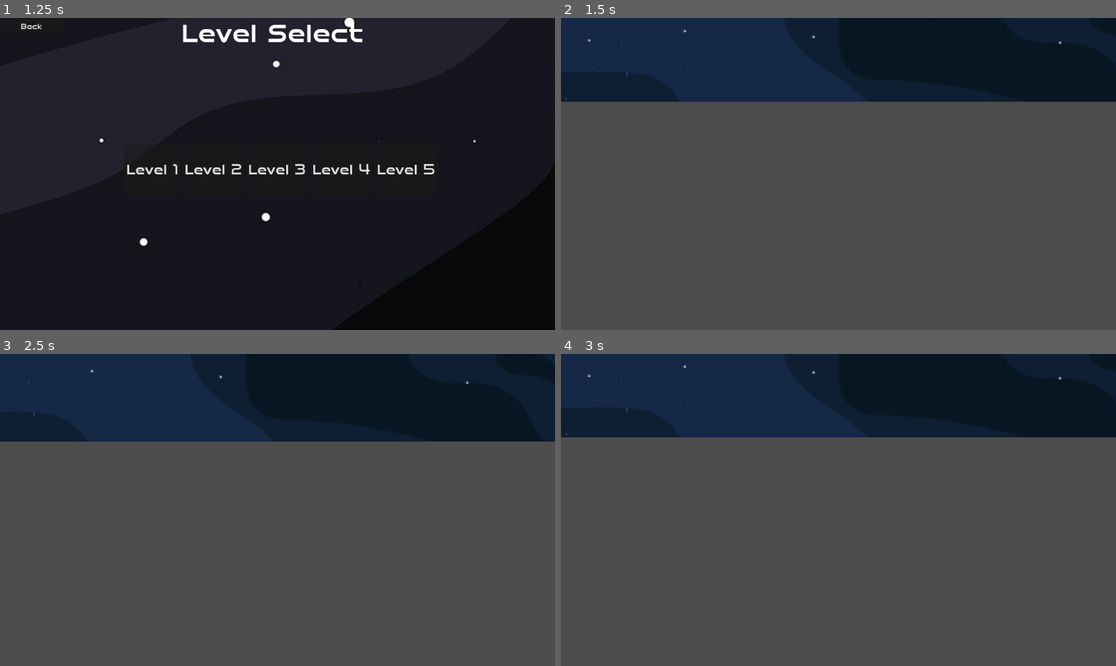
Above: before the commit, frames 1-4 (two rows, left to right).
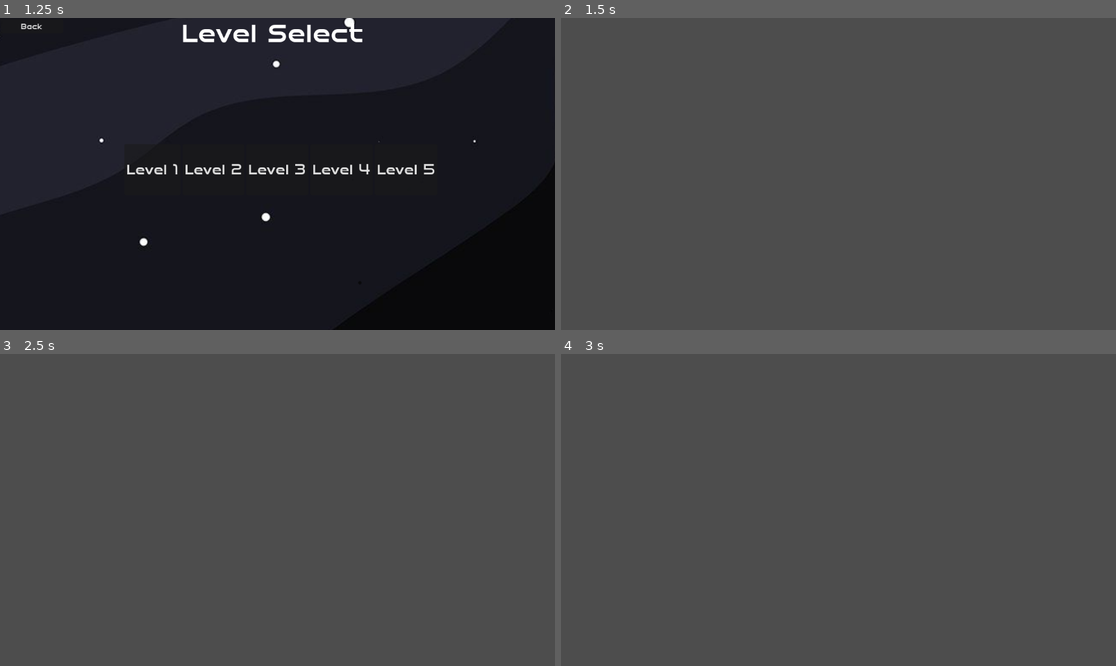
Above: after the commit, the same moments.

Repository: BurgundyToad/planet-defender
Game: Godot game, scene res://game.tscn
Two runs of this game, one before a commit and one after it. Both use one fixed random seed, a clock stepped at 60 frames per second and the inputs below.
Inputs (mouse positions are in pixels of both pictures, inside the frame that each line leads up to):
- Up to frame 1 (1.25 s): click "Start" at 0.5 s
- Up to frame 2 (1.5 s): click "Level 2" at 1.25 s
- Up to frame 3 (2.5 s): tap Enter at 2 s; move the mouse to (399, 494) at 2.02 s; hold D (right) from 2.03 s (still down); hold Space (Space) from 2.03 s (still down); right-click (399, 494) at 2.3 s
- Up to frame 4 (3 s): move the mouse to (727, 525) at 2.77 s; release D (right) at 2.78 s; release Space (Space) at 2.78 s; hold S (down) from 2.78 s (still down); right-click (727, 525) at 2.85 s

Frame 1 is identical in both runs. In frame 2, 27% of the frame differs, in the area x 0-100%, y 0-27%; in frame 3, 28%, in the area x 0-100%, y 0-29%; in frame 4, 27%.
Error before the commit: Invalid access to property or key 'position' on a base object of type 'null instance'. (res://mob.gd:14)
Error after the commit: Attempt to call function 'show' in base 'null instance' on a null instance. (res://menus_node.gd:28)

Commit message:
Add files via upload

Diff:
--- /dev/null
+++ b/planet-defender-main (3) - Copy/planet-defender-main/ICS Culminating/HUD.gd
@@ -0,0 +1,17 @@
+extends Control
+
+
+# Called when the node enters the scene tree for the first time.
+func _ready():
+	$"Health Bar".show_percentage=false
+	$"Health Bar".fill_mode=(0)
+	$"Shield Bar".show_percentage=false
+	$"Health Bar".value=100
+
+# Called every frame. 'delta' is the elapsed time since the previous frame.
+func _process(_delta):
+	pass
+
+
+func _on_mouse_moved_player_hit(hit):
+	$"Health Bar".value-=5
--- /dev/null
+++ b/planet-defender-main (3) - Copy/planet-defender-main/ICS Culminating/HUD.tscn
@@ -0,0 +1,73 @@
+[gd_scene load_steps=4 format=3 uid="uid://dufxfjcx53qc0"]
+
+[ext_resource type="FontFile" uid="uid://b10vrd8csdlok" path="res://art/SpeedyRegular-7BLoE.ttf" id="1_aowpc"]
+[ext_resource type="Script" path="res://HUD.gd" id="1_hfn1g"]
+[ext_resource type="Script" path="res://Qt5.gd" id="3_0qafu"]
+
+[node name="Control" type="Control"]
+layout_mode = 3
+anchors_preset = 15
+anchor_right = 1.0
+anchor_bottom = 1.0
+grow_horizontal = 2
+grow_vertical = 2
+script = ExtResource("1_hfn1g")
+
+[node name="Health Bar" type="ProgressBar" parent="."]
+layout_mode = 1
+anchors_preset = 1
+anchor_left = 1.0
+anchor_right = 1.0
+offset_left = -199.0
+offset_top = 54.0
+offset_right = 3.0
+offset_bottom = 91.0
+grow_horizontal = 0
+theme_override_fonts/font = ExtResource("1_aowpc")
+theme_override_font_sizes/font_size = 1
+script = ExtResource("3_0qafu")
+
+[node name="Shield Bar" type="ProgressBar" parent="."]
+layout_mode = 1
+anchors_preset = 1
+anchor_left = 1.0
+anchor_right = 1.0
+offset_left = -114.0
+offset_top = 36.0
+offset_bottom = 51.0
+grow_horizontal = 0
+theme_override_fonts/font = ExtResource("1_aowpc")
+theme_override_font_sizes/font_size = 1
+
+[node name="Coin_Count" type="Label" parent="."]
+layout_mode = 1
+anchors_preset = 2
+anchor_top = 1.0
+anchor_bottom = 1.0
+offset_top = -65.0
+offset_right = 183.0
+grow_vertical = 0
+theme_override_fonts/font = ExtResource("1_aowpc")
+theme_override_font_sizes/font_size = 28
+text = "Coins:
+"
+
+[node name="Button" type="Button" parent="."]
+layout_mode = 0
+offset_right = 209.0
+offset_bottom = 44.0
+theme_override_fonts/font = ExtResource("1_aowpc")
+theme_override_font_sizes/font_size = 28
+text = "Pause (Esc)"
+
+[node name="Label" type="Label" parent="."]
+layout_mode = 1
+anchors_preset = 1
+anchor_left = 1.0
+anchor_right = 1.0
+offset_left = -40.0
+offset_bottom = 23.0
+grow_horizontal = 0
+theme_override_fonts/font = ExtResource("1_aowpc")
+theme_override_font_sizes/font_size = 28
+text = "Health:"
--- a/planet-defender-main (3) - Copy/planet-defender-main/ICS Culminating/Level1 Scene.gd
+++ b/planet-defender-main (3) - Copy/planet-defender-main/ICS Culminating/Level1 Scene.gd
@@ -1,17 +1,13 @@
 extends Node2D
 @export var mob_scene: PackedScene
 @export var tower : Tower
-var amount_mobs = 3
-var wave = 5
-
+var amount_mobs = 12
 # Called when the node enters the scene tree for the first time.
 func _ready():
-	print("level 1 loaded")
+	process_mode = Node.PROCESS_MODE_PAUSABLE
 	$MobTimer.start()
-	$WaveTimer.start()
-
-
-	pass # Replace with function body.
+	#if $Mouse_Moved_Player/CanvasLayer3 != null:
+		#$Mouse_Moved_Player/CanvasLayer3.show()
 
 
 # Called every frame. 'delta' is the elapsed time since the previous frame.
@@ -19,11 +15,8 @@
 func _input(event: InputEvent):
 	if event.is_action_pressed('upgrade'):
 		$CanvasLayer2.visible = !$CanvasLayer2.visible
-
-
 func _on_mob_timer_timeout():
 	if amount_mobs > 0:
-		$wave.hide()
 		var mob = mob_scene.instantiate()
 		var mob_spawn_location = $MobPath/MobSpawnLocation
 		mob_spawn_location.progress_ratio = randf()
@@ -35,15 +28,5 @@
 
 		add_child(mob)
 		amount_mobs -= 1
-
+		print(amount_mobs)
 	pass # Replace with function body.
-
-
-func _on_wave_timer_timeout():
-	$wave.show()
-	await get_tree().create_timer(2.0).timeout
-
-	if wave > 0:
-		amount_mobs = 3
-	wave -= 1
-	pass # Replace with function body.
--- a/planet-defender-main (3) - Copy/planet-defender-main/ICS Culminating/Level1 Scene.tscn
+++ b/planet-defender-main (3) - Copy/planet-defender-main/ICS Culminating/Level1 Scene.tscn
@@ -7,7 +7,7 @@
 [ext_resource type="PackedScene" uid="uid://dp54o33w87lwm" path="res://upgrade_Menu.tscn" id="6_ks7am"]
 [ext_resource type="PackedScene" uid="uid://8imu1gjm8khr" path="res://Mouse_Moved_Player.tscn" id="7_01026"]
 [ext_resource type="PackedScene" uid="uid://dawv6c8cfnyo8" path="res://player_upgrade_menu.tscn" id="7_63477"]
-[ext_resource type="FontFile" uid="uid://b10vrd8csdlok" path="res://art/SpeedyRegular-7BLoE.ttf" id="8_hgdgs"]
+[ext_resource type="PackedScene" uid="uid://dufxfjcx53qc0" path="res://HUD.tscn" id="8_o7seb"]
 
 [sub_resource type="Curve2D" id="Curve2D_vm0l8"]
 _data = {
@@ -31,7 +31,7 @@
 Basic_Tower = NodePath("../CanvasLayer/upgrade_menu")
 
 [node name="mob" parent="." instance=ExtResource("3_51jcl")]
-position = Vector2(631, 1364)
+position = Vector2(848, 1352)
 linear_damp_mode = 1
 linear_damp = 20.162
 
@@ -43,11 +43,12 @@
 [node name="MobTimer" type="Timer" parent="."]
 wait_time = 0.5
 
-[node name="WaveTimer" type="Timer" parent="."]
-wait_time = 30.0
-
 [node name="Mouse_Moved_Player" parent="." instance=ExtResource("7_01026")]
 position = Vector2(549, 940)
+
+[node name="CanvasLayer3" type="CanvasLayer" parent="Mouse_Moved_Player"]
+
+[node name="HUD" parent="Mouse_Moved_Player/CanvasLayer3" instance=ExtResource("8_o7seb")]
 
 [node name="CanvasLayer" type="CanvasLayer" parent="."]
 
@@ -59,27 +60,11 @@
 Upgrade_Menu = NodePath("../../basic_tower")
 
 [node name="CanvasLayer2" type="CanvasLayer" parent="."]
+
+[node name="Player_Upgrade_Menu" parent="CanvasLayer2" instance=ExtResource("7_63477")]
 visible = false
 
-[node name="Player_Upgrade_Menu" parent="CanvasLayer2" instance=ExtResource("7_63477")]
-
-[node name="wave" type="Label" parent="."]
-anchors_preset = 15
-anchor_right = 1.0
-anchor_bottom = 1.0
-offset_left = 1510.0
-offset_top = 948.0
-offset_right = 2516.0
-offset_bottom = 1400.0
-grow_horizontal = 2
-grow_vertical = 2
-size_flags_horizontal = 4
-theme_override_fonts/font = ExtResource("8_hgdgs")
-theme_override_font_sizes/font_size = 150
-text = "NEW WAVE"
-horizontal_alignment = 1
-vertical_alignment = 1
-
 [connection signal="timeout" from="MobTimer" to="." method="_on_mob_timer_timeout"]
-[connection signal="timeout" from="WaveTimer" to="." method="_on_wave_timer_timeout"]
+[connection signal="hit" from="Mouse_Moved_Player" to="Mouse_Moved_Player/CanvasLayer3/HUD" method="_on_mouse_moved_player_hit"]
+[connection signal="boost" from="CanvasLayer2/Player_Upgrade_Menu" to="Mouse_Moved_Player" method="_on_player_upgrade_menu_boost"]
 [connection signal="speedd" from="CanvasLayer2/Player_Upgrade_Menu" to="Mouse_Moved_Player" method="_on_player_upgrade_menu_speedd"]
--- a/planet-defender-main (3) - Copy/planet-defender-main/ICS Culminating/Mouse_Moved_Player.gd
+++ b/planet-defender-main (3) - Copy/planet-defender-main/ICS Culminating/Mouse_Moved_Player.gd
@@ -1,18 +1,27 @@
 extends CharacterBody2D
 @export var bullet : PackedScene
-
-func _physics_process(delta : float) -> void:
-	if Input.is_action_just_pressed("Space"):
+@export var health = 5
+signal hit
+func _physics_process(_delta : float) -> void:
+	if Input.is_action_just_pressed("shoot"):
 		shoot()
 	if Input.is_action_pressed("move"):
 		var vel : Vector2 = (get_global_mouse_position()- global_position).normalized()*1000
 		velocity = vel
-		$"Aiming Direction/Animations".play()
+		$"Aiming Direction/Animations".play("flying")
 		move_and_slide()
+func die():
+	pass
+	#$"Aiming Direction/Animations".play("die")
+	#$game_over_timer.start()
+func damage():
+	emit_signal("hit", hit)
+func shoot():
+	var b = bullet.instantiate()
+	b.speed += sqrt(abs(velocity.x)+abs(velocity.y))*50
+	get_parent().add_child(b)
+	b.transform = $"Aiming Direction/Animations/Muzzle".global_transform
 
-func shoot():
-	if owner != null:
-		var b = bullet.instantiate()
-		b.speed += sqrt(abs(velocity.x)+abs(velocity.y))*50
-		owner.add_child(b)
-		b.transform = $"Aiming Direction/Animations/Muzzle".global_transform
+
+func _on_game_over_timer_timeout():
+	hide()
--- a/planet-defender-main (3) - Copy/planet-defender-main/ICS Culminating/Qt5.gd
+++ b/planet-defender-main (3) - Copy/planet-defender-main/ICS Culminating/Qt5.gd
@@ -1,11 +1,17 @@
-extends Node2D
+extends ProgressBar
 
-
+var sb = StyleBoxFlat.new()
 # Called when the node enters the scene tree for the first time.
 func _ready():
-	$level_Select.hide()
+
+	add_theme_stylebox_override("fill", sb)
+	sb.bg_color = Color("29D07C")
 
 
 # Called every frame. 'delta' is the elapsed time since the previous frame.
-func _process(delta):
-	pass
+func _process(_delta):
+	if value == 60:
+		sb.bg_color = Color("FFFF00")
+
+	if value == 20:
+		sb.bg_color = Color("FF0000")
--- a/planet-defender-main (3) - Copy/planet-defender-main/ICS Culminating/basic_tower.gd
+++ b/planet-defender-main (3) - Copy/planet-defender-main/ICS Culminating/basic_tower.gd
@@ -4,14 +4,12 @@
 var interaction_range = false
 @export var Basic_Tower : UpgradeMenu
 @export var shooter_turret : PackedScene
-@export var bomber_turret: PackedScene
-@export var waver_turret: PackedScene
 signal moved_away
 var tower = null
 func _ready():
 	$Interact_Sign.hide()
 	$Label.hide()
-func _process(delta):
+func _process(_delta):
 	if Input.is_action_just_pressed("interact"):
 		if interaction_range:
 			emit_signal("interacted", interacted)
@@ -40,32 +38,3 @@
 	if tower == "shooter_2":
 		$TowerLevel3Badge.show()
 		tower = "shooter_3"
-func on_bomber_1_pressed():
-	if not tower:
-		tower = "bomber_1"
-		var bt = bomber_turret.instantiate()
-		owner.add_child(bt)
-		bt.transform = $AnimatedSprite2D/turret_location.global_transform
-func on_bomber_2_pressed():
-	if tower == "bomber_1":
-		$TowerLevel2Badge.show()
-		tower = "bomber_2"
-func on_bomber_3_pressed():
-	if tower == "bomber_2":
-		$TowerLevel3Badge.show()
-		tower = "bomber_3"
-func on_waver_1_pressed():
-	if not tower:
-		tower = "waver_1"
-		var wt = waver_turret.instantiate()
-		owner.add_child(wt)
-		print("wotked")
-		wt.transform = $AnimatedSprite2D/turret_location.global_transform
-func on_waver_2_pressed():
-	if tower == "waver_1":
-		$TowerLevel2Badge.show()
-		tower = "waver_2"
-func on_waver_3_pressed():
-	if tower == "waver_2":
-		$TowerLevel3Badge.show()
-		tower = "waver_3"
--- a/planet-defender-main (3) - Copy/planet-defender-main/ICS Culminating/basic_tower.tscn
+++ b/planet-defender-main (3) - Copy/planet-defender-main/ICS Culminating/basic_tower.tscn
@@ -1,12 +1,10 @@
-[gd_scene load_steps=11 format=3 uid="uid://47xr8rautg2y"]
+[gd_scene load_steps=9 format=3 uid="uid://47xr8rautg2y"]
 
 [ext_resource type="Texture2D" uid="uid://dqkr5et6ugvon" path="res://art/Tower_Base.png" id="1_g6d1d"]
 [ext_resource type="Script" path="res://basic_tower.gd" id="1_uj6w2"]
 [ext_resource type="PackedScene" uid="uid://db0kkqt47l0ej" path="res://shooter_turret.tscn" id="2_xbura"]
-[ext_resource type="PackedScene" uid="uid://d3enxjcxxk2r0" path="res://bomber_turret.tscn" id="3_mc3we"]
-[ext_resource type="Texture2D" uid="uid://4ry60s83hppr" path="res://art/tower_level_2_badge.png" id="4_5pjrm"]
-[ext_resource type="PackedScene" uid="uid://csmq6tovr1bcg" path="res://waver_turret.tscn" id="4_ixct3"]
-[ext_resource type="Texture2D" uid="uid://phl4ewxvuxuh" path="res://art/tower_level_3_badge.png" id="5_vweh1"]
+[ext_resource type="Texture2D" uid="uid://byv3ofydwgpv" path="res://art/tower_level_2_badge.png" id="4_5pjrm"]
+[ext_resource type="Texture2D" uid="uid://tt34tpertg2w" path="res://art/tower_level_3_badge.png" id="5_vweh1"]
 
 [sub_resource type="SpriteFrames" id="SpriteFrames_orp37"]
 animations = [{
@@ -29,8 +27,6 @@
 [node name="basic_tower" type="Area2D"]
 script = ExtResource("1_uj6w2")
 shooter_turret = ExtResource("2_xbura")
-bomber_turret = ExtResource("3_mc3we")
-waver_turret = ExtResource("4_ixct3")
 
 [node name="AnimatedSprite2D" type="AnimatedSprite2D" parent="."]
 position = Vector2(6, 12)
--- a/planet-defender-main (3) - Copy/planet-defender-main/ICS Culminating/bullet.gd
+++ b/planet-defender-main (3) - Copy/planet-defender-main/ICS Culminating/bullet.gd
@@ -1,6 +1,7 @@
 extends Area2D
 var speed = 3000
 @export var bullet : PackedScene
+signal death
 # Called when the node enters the scene tree for the first time.
 func _ready():
 	pass # Replace with function body.
@@ -12,5 +13,6 @@
 	pass
 func _on_body_entered(body):
 	if body.is_in_group("mobs"):
+		emit_signal('death',death)
 		body.queue_free()
 	queue_free()
--- a/planet-defender-main (3) - Copy/planet-defender-main/ICS Culminating/enemy_bullet.gd
+++ b/planet-defender-main (3) - Copy/planet-defender-main/ICS Culminating/enemy_bullet.gd
@@ -22,6 +22,4 @@
 func _on_body_entered(body):
 	print("hit player")
 	if body.is_in_group("player"):
-		bullet_hit.emit(body)
-		body.hide()
-		#body.queue_free()
+		body.damage()
--- a/planet-defender-main (3) - Copy/planet-defender-main/ICS Culminating/game.tscn
+++ b/planet-defender-main (3) - Copy/planet-defender-main/ICS Culminating/game.tscn
@@ -1,10 +1,8 @@
-[gd_scene load_steps=6 format=3 uid="uid://bgxqfad0v8ns"]
+[gd_scene load_steps=4 format=3 uid="uid://bgxqfad0v8ns"]
 
 [ext_resource type="Script" path="res://game_manager.gd" id="1_a3hog"]
-[ext_resource type="PackedScene" uid="uid://ug7bhaqnjdbl" path="res://Level1 Scene.tscn" id="1_eukmx"]
 [ext_resource type="PackedScene" uid="uid://jagvnwspi471" path="res://pause_menu.tscn" id="1_pa6qh"]
 [ext_resource type="PackedScene" uid="uid://bjfd3mxv43fbk" path="res://menus_node.tscn" id="3_30b6g"]
-[ext_resource type="PackedScene" uid="uid://b2jbulrsecxer" path="res://level_2_scene.tscn" id="4_hhpx2"]
 
 [node name="GameManager" type="Node"]
 process_mode = 3
@@ -13,16 +11,7 @@
 [node name="Menus node" parent="." instance=ExtResource("3_30b6g")]
 process_mode = 1
 
-[node name="Level 1" parent="." instance=ExtResource("1_eukmx")]
-process_mode = 1
-visible = false
-
-[node name="Level 2" parent="." instance=ExtResource("4_hhpx2")]
-visible = false
-script = null
-
 [node name="CanvasLayer" type="CanvasLayer" parent="."]
-visible = false
 
 [node name="PauseMenu" parent="CanvasLayer" node_paths=PackedStringArray("game_manager") instance=ExtResource("1_pa6qh")]
 game_manager = NodePath("../..")
--- a/planet-defender-main (3) - Copy/planet-defender-main/ICS Culminating/game_manager.gd
+++ b/planet-defender-main (3) - Copy/planet-defender-main/ICS Culminating/game_manager.gd
@@ -14,6 +14,7 @@
 
 func _ready():
 	pass
+
 func _input(event : InputEvent):
 	if(event.is_action_pressed("ui_cancel")):
 		game_paused= !game_paused
--- a/planet-defender-main (3) - Copy/planet-defender-main/ICS Culminating/level_2_scene.gd
+++ b/planet-defender-main (3) - Copy/planet-defender-main/ICS Culminating/level_2_scene.gd
@@ -3,10 +3,10 @@
 
 # Called when the node enters the scene tree for the first time.
 func _ready():
-	print("level changed successfully")
+
 	pass # Replace with function body.
 
 
 # Called every frame. 'delta' is the elapsed time since the previous frame.
-func _process(delta):
+func _process(_delta):
 	pass
--- a/planet-defender-main (3) - Copy/planet-defender-main/ICS Culminating/menus_node.gd
+++ b/planet-defender-main (3) - Copy/planet-defender-main/ICS Culminating/menus_node.gd
@@ -1,5 +1,5 @@
 extends Node2D
-
+@export var Level_1 : PackedScene
 func _process(_delta):
 	pass
 # Called when the node enters the scene tree for the first time.
@@ -19,7 +19,8 @@
 
 func _on_level_1_pressed():
 	$"BackGround".hide()
-	get_parent().get_node("Level 1").show()
+	var L = Level_1.instantiate()
+	get_parent().add_child(L)
 
 
 func _on_level_2_pressed():
@@ -27,7 +28,7 @@
 	get_parent().get_node("Level 2").show()
 
 
-func _on_pause_menu_level_left(Level_left):
+func _on_pause_menu_level_left(_Level_left):
 	$"BackGround".show()
 
 
--- a/planet-defender-main (3) - Copy/planet-defender-main/ICS Culminating/menus_node.tscn
+++ b/planet-defender-main (3) - Copy/planet-defender-main/ICS Culminating/menus_node.tscn
@@ -1,11 +1,13 @@
-[gd_scene load_steps=4 format=3 uid="uid://bjfd3mxv43fbk"]
+[gd_scene load_steps=5 format=3 uid="uid://bjfd3mxv43fbk"]
 
 [ext_resource type="Script" path="res://menus_node.gd" id="1_wbpwt"]
+[ext_resource type="PackedScene" uid="uid://ug7bhaqnjdbl" path="res://Level1 Scene.tscn" id="2_k2oe1"]
 [ext_resource type="Texture2D" uid="uid://dewgrdtcdtc5b" path="res://art/Space Background2.png" id="2_uaumn"]
 [ext_resource type="FontFile" uid="uid://b10vrd8csdlok" path="res://art/SpeedyRegular-7BLoE.ttf" id="3_wvbej"]
 
 [node name="Menus node" type="Node2D"]
 script = ExtResource("1_wbpwt")
+Level_1 = ExtResource("2_k2oe1")
 
 [node name="BackGround" type="CanvasLayer" parent="."]
 
--- a/planet-defender-main (3) - Copy/planet-defender-main/ICS Culminating/mob.gd
+++ b/planet-defender-main (3) - Copy/planet-defender-main/ICS Culminating/mob.gd
@@ -4,20 +4,15 @@
 var player_position
 var target_position
 var timer = 0
-@onready var player = get_parent().get_node("Player")
+@onready var player = get_parent().get_node("Mouse_Moved_Player")
 signal mob_fire_bullet(bullet)
 
 func _ready():
 	$AnimatedSprite2D.play()
-
+	$ShootTimer.start()
 func _physics_process(_delta):
 	player_position = player.position
 	target_position = (player_position - position).normalized()
-	timer += 1
-
-	if timer > 50:
-		$ShootTimer.start()
-		timer = 0
 	if position.distance_to(player_position) > 5:
 
 		linear_velocity = target_position * speed
@@ -35,17 +30,15 @@
 
 func shoot():
 	var b = Bullet.instantiate()
-	owner.add_child(b)
+	get_parent().add_child(b)
 	b.transform = $AnimatedSprite2D/Muzzle.global_transform
 	var direction = (player_position - position).normalized()
 	var direction_to_mouse = direction
 	b.set_direction(direction_to_mouse)
-
-
 	emit_signal("mob_fire_bullet", b)
 
-func _unhandled_input(event):
-	if Input.is_action_just_pressed("shoot"):
+func _unhandled_input(_event):
+	if Input.is_action_just_pressed("Space"):
 		shoot()
 
 
--- a/planet-defender-main (3) - Copy/planet-defender-main/ICS Culminating/pause_menu.gd
+++ b/planet-defender-main (3) - Copy/planet-defender-main/ICS Culminating/pause_menu.gd
@@ -17,14 +17,13 @@
 	else:
 		hide()
 
-func _on_restart_button_pressed():
-	game_manager.game_paused=false
-	get_parent().get_parent().get_node("Level 1").hide()
-	get_parent().get_parent().get_node('Menus node').show()
-	emit_signal('Restart', Restarted)
 func _on_quit_button_pressed():
-	get_parent().get_parent().get_node("Level 1").hide()
+	get_parent().get_parent().get_node("menus_node").queue_free()
 	game_manager.game_paused=false
 	hide()
 	get_parent().get_parent().get_node('Menus node').show()
 	emit_signal("Level_left", Level_left)
+
+
+func _on_player_upgrade_menu_pressed():
+	pass
--- a/planet-defender-main (3) - Copy/planet-defender-main/ICS Culminating/pause_menu.tscn
+++ b/planet-defender-main (3) - Copy/planet-defender-main/ICS Culminating/pause_menu.tscn
@@ -1,6 +1,7 @@
-[gd_scene load_steps=2 format=3 uid="uid://jagvnwspi471"]
+[gd_scene load_steps=3 format=3 uid="uid://jagvnwspi471"]
 
 [ext_resource type="Script" path="res://pause_menu.gd" id="1_lreb1"]
+[ext_resource type="FontFile" uid="uid://b10vrd8csdlok" path="res://art/SpeedyRegular-7BLoE.ttf" id="2_5p0hs"]
 
 [node name="PauseMenu" type="Control"]
 process_mode = 2
@@ -8,10 +9,8 @@
 anchors_preset = 15
 anchor_right = 1.0
 anchor_bottom = 1.0
-offset_left = 2.0
-offset_top = 1.0
-offset_right = 2.0
-offset_bottom = 1.0
+offset_top = 16.0
+offset_bottom = 16.0
 grow_horizontal = 2
 grow_vertical = 2
 script = ExtResource("1_lreb1")
@@ -41,21 +40,26 @@
 
 [node name="Label" type="Label" parent="Panel/VBoxContainer"]
 layout_mode = 2
-text = "Balls"
+theme_override_fonts/font = ExtResource("2_5p0hs")
+text = "=Pause Menu="
+horizontal_alignment = 1
 
 [node name="ResumeButton" type="Button" parent="Panel/VBoxContainer"]
 layout_mode = 2
+theme_override_fonts/font = ExtResource("2_5p0hs")
 text = "Resume"
 
-[node name="RestartButton" type="Button" parent="Panel/VBoxContainer"]
+[node name="Player_Upgrade_Menu" type="Button" parent="Panel/VBoxContainer"]
 layout_mode = 2
-text = "Restart"
+theme_override_fonts/font = ExtResource("2_5p0hs")
+text = "Player Upgrades"
 
 [node name="QuitButton" type="Button" parent="Panel/VBoxContainer"]
 layout_mode = 2
+theme_override_fonts/font = ExtResource("2_5p0hs")
 text = "Quit
 "
 
 [connection signal="pressed" from="Panel/VBoxContainer/ResumeButton" to="." method="_on_resume_button_pressed"]
-[connection signal="pressed" from="Panel/VBoxContainer/RestartButton" to="." method="_on_restart_button_pressed"]
+[connection signal="pressed" from="Panel/VBoxContainer/Player_Upgrade_Menu" to="." method="_on_player_upgrade_menu_pressed"]
 [connection signal="pressed" from="Panel/VBoxContainer/QuitButton" to="." method="_on_quit_button_pressed"]
--- a/planet-defender-main (3) - Copy/planet-defender-main/ICS Culminating/project.godot
+++ b/planet-defender-main (3) - Copy/planet-defender-main/ICS Culminating/project.godot
@@ -21,7 +21,7 @@
 
 [input]
 
-Space={
+Boost={
 "deadzone": 0.5,
 "events": [Object(InputEventKey,"resource_local_to_scene":false,"resource_name":"","device":0,"window_id":0,"alt_pressed":false,"shift_pressed":false,"ctrl_pressed":false,"meta_pressed":false,"pressed":false,"keycode":0,"physical_keycode":32,"key_label":0,"unicode":0,"echo":false,"script":null)
 ]
@@ -71,6 +71,16 @@
 , Object(InputEventKey,"resource_local_to_scene":false,"resource_name":"","device":-1,"window_id":0,"alt_pressed":false,"shift_pressed":false,"ctrl_pressed":false,"meta_pressed":false,"pressed":false,"keycode":0,"physical_keycode":87,"key_label":0,"unicode":119,"echo":false,"script":null)
 ]
 }
+upgrade={
+"deadzone": 0.5,
+"events": [Object(InputEventKey,"resource_local_to_scene":false,"resource_name":"","device":-1,"window_id":0,"alt_pressed":false,"shift_pressed":false,"ctrl_pressed":false,"meta_pressed":false,"pressed":false,"keycode":0,"physical_keycode":85,"key_label":0,"unicode":117,"echo":false,"script":null)
+]
+}
+Space={
+"deadzone": 0.5,
+"events": [Object(InputEventKey,"resource_local_to_scene":false,"resource_name":"","device":-1,"window_id":0,"alt_pressed":false,"shift_pressed":false,"ctrl_pressed":false,"meta_pressed":false,"pressed":false,"keycode":0,"physical_keycode":32,"key_label":0,"unicode":32,"echo":false,"script":null)
+]
+}
 
 [rendering]
 
Not shown: 1 places in planet-defender-main (3) - Copy/planet-defender-main/ICS Culminating/menus_node.tscn that only renumber resources
Not shown: 1 places in planet-defender-main (3) - Copy/planet-defender-main/ICS Culminating/mob.tscn that only renumber resources
